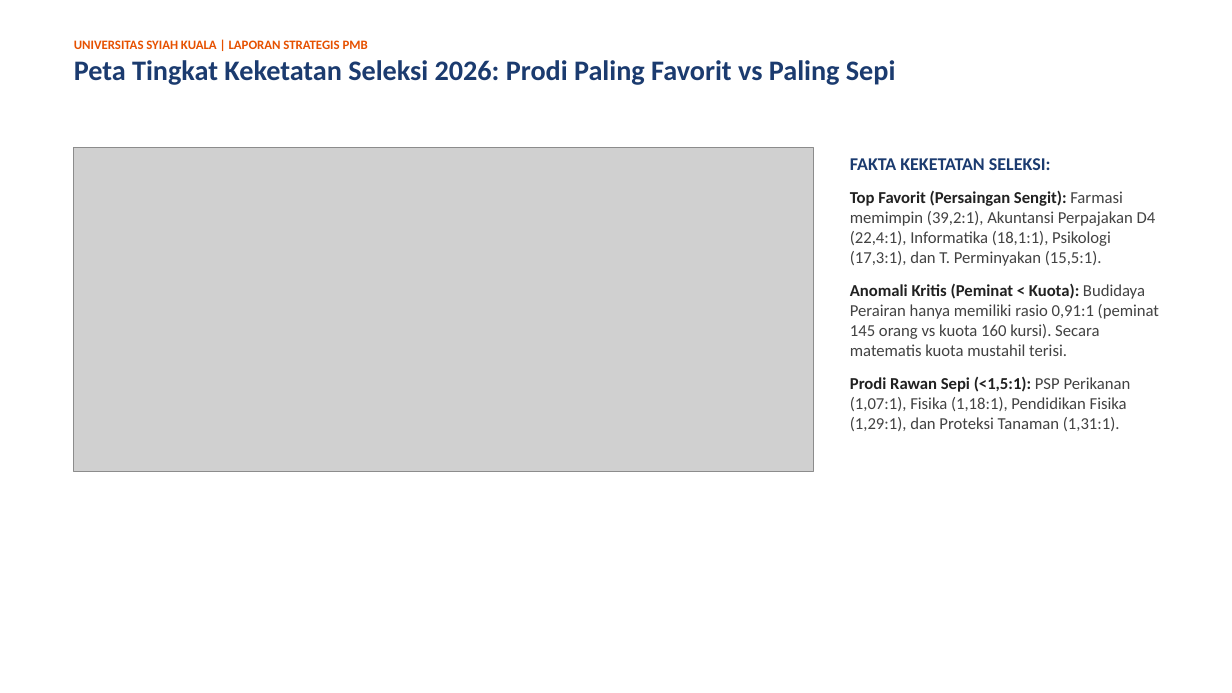
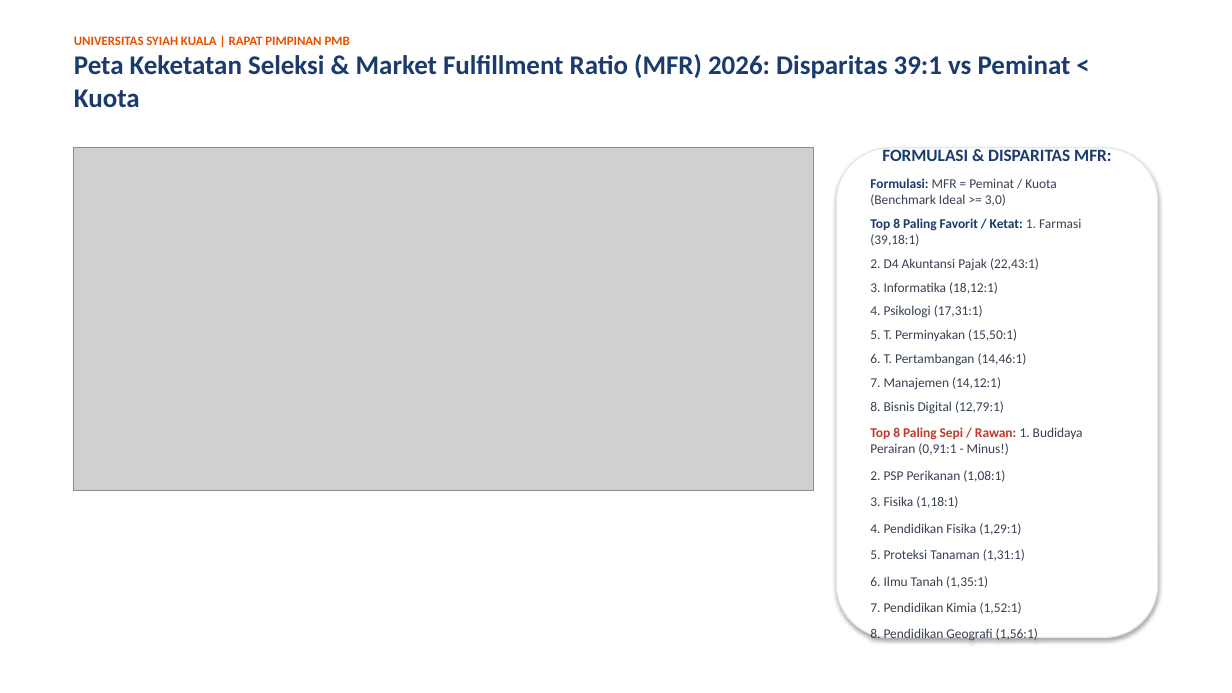
Before and after one commit to AuliaMuzhaffar/projek-magang-usk, a slide deck: slide 4 of analisa_peminatan_dan_daya_tampung/presentasi_analisa_peminatan_dan_daya_tampung.pptx. Drawn at 1232x693 pixels with LibreOffice and Linux fonts; fonts in the diff are those of the drawing; grey boxes stand for pictures. Boxes give left, top, right and bottom in pixels: in the first picture for what was removed or moved away, otherwise in the second. Text is boxed around its words. In the diff, an @@ line names an element or a change of style, - is before the commit and + after.

```diff
--- a/analisa_peminatan_dan_daya_tampung/presentasi_analisa_peminatan_dan_daya_tampung.pptx
+++ b/analisa_peminatan_dan_daya_tampung/presentasi_analisa_peminatan_dan_daya_tampung.pptx
@@ text at bbox=[74, 36, 1071, 107]: text changed; size 22 to 21 pt @@
-UNIVERSITAS SYIAH KUALA | LAPORAN STRATEGIS PMB
-Peta Tingkat Keketatan Seleksi 2026: Prodi Paling Favorit vs Paling Sepi
+UNIVERSITAS SYIAH KUALA | RAPAT PIMPINAN PMB
+Peta Keketatan Seleksi & Market Fulfillment Ratio (MFR) 2026: Disparitas 39:1 vs Peminat < Kuota
@@ picture: place and size @@
-picture at bbox=[74, 148, 813, 471]
+picture at bbox=[74, 148, 813, 491]
@@ rounded rectangle "FORMULASI & DISPARITAS MFR:": place and size @@
-rounded rectangle "FORMULASI & DISPARITAS MFR:" at bbox=[850, 158, 1159, 431]
+rounded rectangle "FORMULASI & DISPARITAS MFR:" at bbox=[836, 148, 1158, 638]
@@ rounded rectangle "FORMULASI & DISPARITAS MFR:" at bbox=[836, 148, 1158, 638]: vertical alignment top to middle; fill none to #FFFFFF; outline none to #E2E8F0 1 pt; shadow on @@
@@ text in rounded rectangle at bbox=[870, 149, 1111, 641]: text changed; size 13 to 10.5 pt; text colour #424242 to #374151 @@
-FAKTA KEKETATAN SELEKSI:
-Top Favorit (Persaingan Sengit): Farmasi memimpin (39,2:1), Akuntansi Perpajakan D4 (22,4:1), Informatika (18,1:1), Psikologi (17,3:1), dan T. Perminyakan (15,5:1).
-Anomali Kritis (Peminat < Kuota): Budidaya Perairan hanya memiliki rasio 0,91:1 (peminat 145 orang vs kuota 160 kursi). Secara matematis kuota mustahil terisi.
-Prodi Rawan Sepi (<1,5:1): PSP Perikanan (1,07:1), Fisika (1,18:1), Pendidikan Fisika (1,29:1), dan Proteksi Tanaman (1,31:1).
+FORMULASI & DISPARITAS MFR:
+Formulasi: MFR = Peminat / Kuota (Benchmark Ideal >= 3,0)
+Top 8 Paling Favorit / Ketat: 1. Farmasi (39,18:1)
+2. D4 Akuntansi Pajak (22,43:1)
+3. Informatika (18,12:1)
+4. Psikologi (17,31:1)
+5. T. Perminyakan (15,50:1)
+6. T. Pertambangan (14,46:1)
+7. Manajemen (14,12:1)
+8. Bisnis Digital (12,79:1)
+Top 8 Paling Sepi / Rawan: 1. Budidaya Perairan (0,91:1 - Minus!)
+2. PSP Perikanan (1,08:1)
+3. Fisika (1,18:1)
+4. Pendidikan Fisika (1,29:1)
+5. Proteksi Tanaman (1,31:1)
+6. Ilmu Tanah (1,35:1)
+7. Pendidikan Kimia (1,52:1)
+8. Pendidikan Geografi (1,56:1)
```
Also in this commit, not shown: 4 other slides changed, 11 slides added, 10 slides removed, 1 other file.
